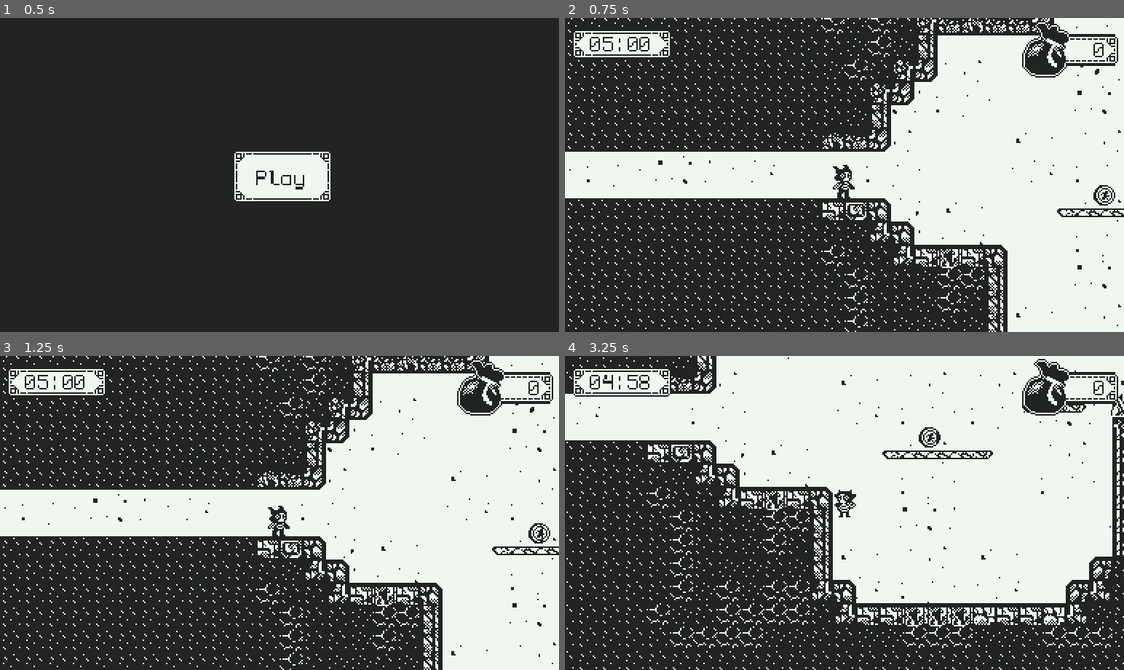
Above: before the commit, frames 1-4 (two rows, left to right).
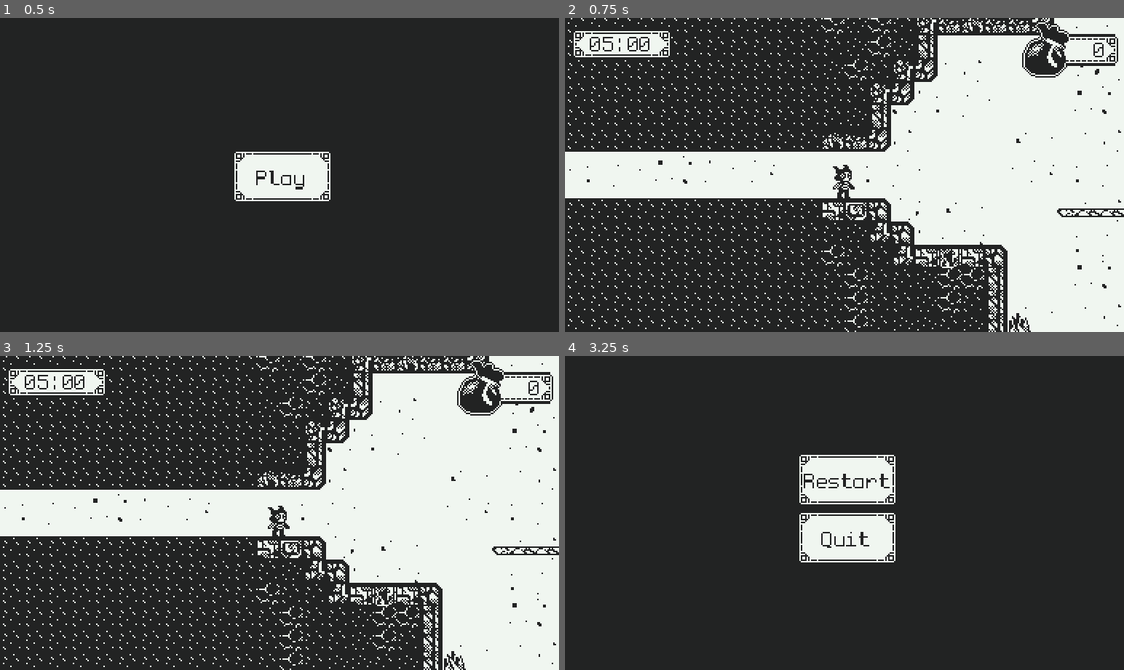
Above: after the commit, the same moments.

Repository: SpeedOfSmell/cryptid-caper
Game: Godot game, scene res://assets/game/game_manager.tscn
The game is run twice, just before and just after one commit, with the same random seed, the same clock (stepped at 60 frames per second) and the same inputs. The engine's default icon, where the game draws it, is replaced by a stand-in: a white triangle on a blue panel in a dark square.
Inputs (mouse positions are in pixels of both pictures, inside the frame that each line leads up to):
- Up to frame 1 (0.5 s): no input
- Up to frame 2 (0.75 s): click "Play" at 0.5 s
- Up to frame 3 (1.25 s): no input
- Up to frame 4 (3.25 s): move the mouse to (967, 497) at 1.27 s; hold D (walk_right) 1.28-2.78 s; tap Shift (dash) at 1.35, 2.3, 2.85 s; tap Space (jump) at 1.52, 1.55, 1.82, 2.1, 2.27, 2.57, 3.05 s; move the mouse to (732, 528) at 2.02 s; move the mouse to (900, 443) at 2.77 s; hold A (walk_left) from 2.78 s (still down)

Frame 1 is identical in both runs. In frame 2, 0.2% of the frame differs, in the area x 79-99%, y 53-100%; in frame 3, 0.2%; in frame 4, 52%, in the area x 0-100%, y 0-100%.

Commit message:
add some artifacts/relics

Diff:
--- a/assets/game/game_screen/chunks/chunk_types/through_chunk/through_chunk_a.tscn
+++ b/assets/game/game_screen/chunks/chunk_types/through_chunk/through_chunk_a.tscn
@@ -2,27 +2,89 @@
 
 [ext_resource type="TileSet" uid="uid://dywhdftlbg8wv" path="res://assets/game/game_screen/chunks/room_tileset.tres" id="2_tbpo8"]
 [ext_resource type="PackedScene" uid="uid://b1jbsp8xj45we" path="res://assets/game/game_screen/player/player.tscn" id="3_47a16"]
-[ext_resource type="PackedScene" uid="uid://bgb2sv8mxh6fd" path="res://assets/game/game_screen/interactables/obstacle/spike/spike.tscn" id="4_tbpo8"]
+[ext_resource type="PackedScene" uid="uid://e4vourxxnuy1" path="res://assets/game/game_screen/interactables/obstacle/spike/spike.tscn" id="4_tbpo8"]
 [ext_resource type="PackedScene" uid="uid://bravhbok4cvo4" path="res://assets/game/game_screen/interactables/artifact/artifact.tscn" id="5_6aua3"]
 [ext_resource type="PackedScene" uid="uid://d0mhcb0l0g6sy" path="res://assets/game/game_screen/interactables/relic/relic.tscn" id="5_kbw0v"]
+[ext_resource type="PackedScene" uid="uid://dwwtyffyihcp" path="res://assets/game/game_screen/interactables/obstacle/lava/lava.tscn" id="6_d5mlo"]
+[ext_resource type="PackedScene" uid="uid://dxui1ugt02bf7" path="res://assets/game/game_screen/interactables/obstacle/traps/boulder/boulder_dropper.tscn" id="7_1wliq"]
 
 [node name="Node2D" type="Node2D" unique_id=605449353]
 
 [node name="BaseLayer" type="TileMapLayer" parent="." unique_id=1785128724]
-tile_map_data = PackedByteArray("AAAoABQAAAAFAAEAAAAoABMAAAA …(7760 unchanged characters)… GAAEAAAAjAAQAAAAGAAEAAAAiAAQAAAAEAAEAAAA=")
+tile_map_data = PackedByteArray("AAAoABQAAAAFAAEAAAAoABMAAAA …(7760 unchanged characters)… GAAEAAAAjAAQAAAAGAAEAAAAiAAQAAAAEAAEAAAAZAAoAAAAHAAMAAAAaAAoAAAAJAAMAAAAXAAgAAAAHAAMAAAAYAAgAAAAJAAMAAAA=")
 tile_set = ExtResource("2_tbpo8")
 
 [node name="Player" parent="." unique_id=182611236 instance=ExtResource("3_47a16")]
 position = Vector2(21, 173)
 
 [node name="Spike" parent="." unique_id=254378944 instance=ExtResource("4_tbpo8")]
-position = Vector2(327, 151)
+position = Vector2(328, 153)
 
 [node name="Spike2" parent="." unique_id=1764935489 instance=ExtResource("4_tbpo8")]
-position = Vector2(342, 151)
+position = Vector2(344, 153)
 
 [node name="Relic" parent="." unique_id=1616424487 instance=ExtResource("5_kbw0v")]
 position = Vector2(83, 197)
 
 [node name="Artifact" parent="." unique_id=536148721 instance=ExtResource("5_6aua3")]
-position = Vector2(195, 174)
+position = Vector2(448, 215)
+
+[node name="Lava" parent="." unique_id=1417855237 instance=ExtResource("6_d5mlo")]
+position = Vector2(152, 280)
+
+[node name="Lava2" parent="." unique_id=1581483792 instance=ExtResource("6_d5mlo")]
+position = Vector2(168, 280)
+
+[node name="Lava3" parent="." unique_id=96082316 instance=ExtResource("6_d5mlo")]
+position = Vector2(184, 280)
+
+[node name="Lava4" parent="." unique_id=2128647048 instance=ExtResource("6_d5mlo")]
+position = Vector2(200, 280)
+
+[node name="Lava5" parent="." unique_id=646863039 instance=ExtResource("6_d5mlo")]
+position = Vector2(216, 280)
+
+[node name="Lava6" parent="." unique_id=698656602 instance=ExtResource("6_d5mlo")]
+position = Vector2(232, 280)
+
+[node name="Lava7" parent="." unique_id=1569140034 instance=ExtResource("6_d5mlo")]
+position = Vector2(248, 280)
+
+[node name="Lava8" parent="." unique_id=241749889 instance=ExtResource("6_d5mlo")]
+position = Vector2(264, 280)
+
+[node name="Lava9" parent="." unique_id=364892202 instance=ExtResource("6_d5mlo")]
+position = Vector2(280, 280)
+
+[node name="Spike3" parent="." unique_id=205696468 instance=ExtResource("4_tbpo8")]
+position = Vector2(136, 264)
+
+[node name="Spike4" parent="." unique_id=969844084 instance=ExtResource("4_tbpo8")]
+position = Vector2(296, 264)
+
+[node name="Spike5" parent="." unique_id=303830127 instance=ExtResource("4_tbpo8")]
+position = Vector2(312, 248)
+
+[node name="BoulderDropper" parent="." unique_id=1020526506 instance=ExtResource("7_1wliq")]
+position = Vector2(633, 136)
+
+[node name="Lava10" parent="." unique_id=618465810 instance=ExtResource("6_d5mlo")]
+position = Vector2(408, 280)
+
+[node name="Lava11" parent="." unique_id=1020467401 instance=ExtResource("6_d5mlo")]
+position = Vector2(424, 280)
+
+[node name="Lava12" parent="." unique_id=1208398280 instance=ExtResource("6_d5mlo")]
+position = Vector2(536, 280)
+
+[node name="Lava13" parent="." unique_id=940768794 instance=ExtResource("6_d5mlo")]
+position = Vector2(552, 280)
+
+[node name="Lava14" parent="." unique_id=998134134 instance=ExtResource("6_d5mlo")]
+position = Vector2(568, 280)
+
+[node name="Spike6" parent="." unique_id=420761782 instance=ExtResource("4_tbpo8")]
+position = Vector2(584, 264)
+
+[node name="Spike7" parent="." unique_id=1745852895 instance=ExtResource("4_tbpo8")]
+position = Vector2(392, 248)
--- /dev/null
+++ b/assets/game/game_screen/interactables/artifact/artifact_b/artifact_b.tres
@@ -0,0 +1,12 @@
+[gd_resource type="Resource" script_class="ArtifactInfo" format=3 uid="uid://c2l0fpx0kydla"]
+
+[ext_resource type="PackedScene" uid="uid://ckupsxf4j5jo1" path="res://assets/game/game_screen/interactables/artifact/artifact_b/artifact_b.tscn" id="1_ot4ju"]
+[ext_resource type="Script" uid="uid://bbyfvnwmopiua" path="res://assets/game/game_screen/interactables/artifact/artifact_info.gd" id="2_q57un"]
+
+[resource]
+script = ExtResource("2_q57un")
+artifact_type = 2
+artifact_scene = ExtResource("1_ot4ju")
+score_value = 10
+weight = 0.28
+metadata/_custom_type_script = "uid://bbyfvnwmopiua"
--- /dev/null
+++ b/assets/game/game_screen/interactables/artifact/artifact_b/artifact_b.tscn
@@ -0,0 +1,72 @@
+[gd_scene format=3 uid="uid://ckupsxf4j5jo1"]
+
+[ext_resource type="Script" uid="uid://ldnh5hti4t5j" path="res://assets/game/game_screen/interactables/artifact/artifact.gd" id="1_0nu5p"]
+[ext_resource type="Resource" uid="uid://bwku2lmhrrx50" path="res://assets/audio/sfx/character/collect.tres" id="2_51a01"]
+[ext_resource type="Texture2D" uid="uid://b5ksu5ovek27w" path="res://assets/game/game_screen/interactables/artifact/artifact_b/Gem.png" id="3_a63u5"]
+
+[sub_resource type="AtlasTexture" id="AtlasTexture_pwing"]
+atlas = ExtResource("3_a63u5")
+region = Rect2(0, 0, 16, 16)
+
+[sub_resource type="AtlasTexture" id="AtlasTexture_jsrmi"]
+atlas = ExtResource("3_a63u5")
+region = Rect2(16, 0, 16, 16)
+
+[sub_resource type="AtlasTexture" id="AtlasTexture_rg5vf"]
+atlas = ExtResource("3_a63u5")
+region = Rect2(32, 0, 16, 16)
+
+[sub_resource type="AtlasTexture" id="AtlasTexture_3n7xi"]
+atlas = ExtResource("3_a63u5")
+region = Rect2(0, 16, 16, 16)
+
+[sub_resource type="AtlasTexture" id="AtlasTexture_jrrdn"]
+atlas = ExtResource("3_a63u5")
+region = Rect2(16, 16, 16, 16)
+
+[sub_resource type="AtlasTexture" id="AtlasTexture_qakpg"]
+atlas = ExtResource("3_a63u5")
+region = Rect2(32, 16, 16, 16)
+
+[sub_resource type="SpriteFrames" id="SpriteFrames_1lvrn"]
+animations = [{
+"frames": [{
+"duration": 10.0,
+"texture": SubResource("AtlasTexture_pwing")
+}, {
+"duration": 1.0,
+"texture": SubResource("AtlasTexture_jsrmi")
+}, {
+"duration": 1.0,
+"texture": SubResource("AtlasTexture_rg5vf")
+}, {
+"duration": 1.0,
+"texture": SubResource("AtlasTexture_3n7xi")
+}, {
+"duration": 1.0,
+"texture": SubResource("AtlasTexture_jrrdn")
+}, {
+"duration": 1.0,
+"texture": SubResource("AtlasTexture_qakpg")
+}],
+"loop": 1,
+"name": &"default",
+"speed": 8.0
+}]
+
+[sub_resource type="CircleShape2D" id="CircleShape2D_7mara"]
+radius = 6.0
+
+[node name="ArtifactB" type="Area2D" unique_id=189728116]
+script = ExtResource("1_0nu5p")
+score_value = 5
+one_shot = true
+sfx = ExtResource("2_51a01")
+
+[node name="AnimatedSprite2D" type="AnimatedSprite2D" parent="." unique_id=744400815]
+sprite_frames = SubResource("SpriteFrames_1lvrn")
+autoplay = "default"
+frame_progress = 0.6634081
+
+[node name="CollisionShape2D" type="CollisionShape2D" parent="." unique_id=1121234202]
+shape = SubResource("CircleShape2D_7mara")
--- /dev/null
+++ b/assets/game/game_screen/interactables/relic/dash_relic/dash_relic.tscn
@@ -0,0 +1,74 @@
+[gd_scene format=3 uid="uid://cy0peewlsl5h4"]
+
+[ext_resource type="Script" uid="uid://dmtvxtcobo7cl" path="res://assets/game/game_screen/interactables/relic/relic.gd" id="1_lu5lu"]
+[ext_resource type="Texture2D" uid="uid://bdxs6wt2ha7ih" path="res://assets/game/game_screen/interactables/relic/dash_relic/Dash relic.png" id="1_qidlh"]
+[ext_resource type="Resource" uid="uid://bwku2lmhrrx50" path="res://assets/audio/sfx/character/collect.tres" id="2_x36hs"]
+
+[sub_resource type="AtlasTexture" id="AtlasTexture_wp4w2"]
+atlas = ExtResource("1_qidlh")
+region = Rect2(0, 0, 24, 24)
+
+[sub_resource type="AtlasTexture" id="AtlasTexture_lu5lu"]
+atlas = ExtResource("1_qidlh")
+region = Rect2(24, 0, 24, 24)
+
+[sub_resource type="AtlasTexture" id="AtlasTexture_x36hs"]
+atlas = ExtResource("1_qidlh")
+region = Rect2(48, 0, 24, 24)
+
+[sub_resource type="AtlasTexture" id="AtlasTexture_gslnd"]
+atlas = ExtResource("1_qidlh")
+region = Rect2(0, 24, 24, 24)
+
+[sub_resource type="AtlasTexture" id="AtlasTexture_gywi4"]
+atlas = ExtResource("1_qidlh")
+region = Rect2(24, 24, 24, 24)
+
+[sub_resource type="AtlasTexture" id="AtlasTexture_onnqw"]
+atlas = ExtResource("1_qidlh")
+region = Rect2(48, 24, 24, 24)
+
+[sub_resource type="SpriteFrames" id="SpriteFrames_1lvrn"]
+animations = [{
+"frames": [{
+"duration": 7.0,
+"texture": SubResource("AtlasTexture_wp4w2")
+}, {
+"duration": 1.0,
+"texture": SubResource("AtlasTexture_lu5lu")
+}, {
+"duration": 1.0,
+"texture": SubResource("AtlasTexture_x36hs")
+}, {
+"duration": 1.0,
+"texture": SubResource("AtlasTexture_gslnd")
+}, {
+"duration": 1.0,
+"texture": SubResource("AtlasTexture_gywi4")
+}, {
+"duration": 1.0,
+"texture": SubResource("AtlasTexture_onnqw")
+}],
+"loop": 1,
+"name": &"default",
+"speed": 7.0
+}]
+
+[sub_resource type="CapsuleShape2D" id="CapsuleShape2D_qx4ho"]
+radius = 5.8231792
+height = 19.65673
+
+[node name="DashRelic" type="Area2D" unique_id=2090469245]
+script = ExtResource("1_lu5lu")
+upgrade_type = 3
+one_shot = true
+sfx = ExtResource("2_x36hs")
+
+[node name="AnimatedSprite2D" type="AnimatedSprite2D" parent="." unique_id=1492860789]
+sprite_frames = SubResource("SpriteFrames_1lvrn")
+autoplay = "default"
+frame_progress = 0.20870356
+
+[node name="CollisionShape2D" type="CollisionShape2D" parent="." unique_id=600260784]
+rotation = 0.70509106
+shape = SubResource("CapsuleShape2D_qx4ho")
--- a/assets/game/game_screen/interactables/relic/double_jump_relic/double_jump_relic.tscn
+++ b/assets/game/game_screen/interactables/relic/double_jump_relic/double_jump_relic.tscn
@@ -1,15 +1,73 @@
-[gd_scene format=3 uid="uid://mplt1omjcq"]
+[gd_scene format=3 uid="uid://ocx3e2tqxikw"]
 
-[ext_resource type="PackedScene" uid="uid://bmi3t0kx1gnbo" path="res://assets/game/game_screen/interactables/interactable.tscn" id="1_3p6gc"]
+[ext_resource type="Texture2D" uid="uid://ux54440epwjt" path="res://assets/game/game_screen/interactables/relic/double_jump_relic/Double Jump relic.png" id="1_xh2uc"]
+[ext_resource type="Resource" uid="uid://bwku2lmhrrx50" path="res://assets/audio/sfx/character/collect.tres" id="2_jb041"]
 [ext_resource type="Script" uid="uid://dmtvxtcobo7cl" path="res://assets/game/game_screen/interactables/relic/relic.gd" id="2_odgwo"]
-[ext_resource type="Texture2D" uid="uid://bqw1cdlob2j02" path="res://icon.svg" id="3_ua0d5"]
 
-[node name="Relic" unique_id=1616424487 instance=ExtResource("1_3p6gc")]
+[sub_resource type="AtlasTexture" id="AtlasTexture_x7c37"]
+atlas = ExtResource("1_xh2uc")
+region = Rect2(0, 0, 24, 24)
+
+[sub_resource type="AtlasTexture" id="AtlasTexture_jb041"]
+atlas = ExtResource("1_xh2uc")
+region = Rect2(24, 0, 24, 24)
+
+[sub_resource type="AtlasTexture" id="AtlasTexture_8la6b"]
+atlas = ExtResource("1_xh2uc")
+region = Rect2(48, 0, 24, 24)
+
+[sub_resource type="AtlasTexture" id="AtlasTexture_v43rp"]
+atlas = ExtResource("1_xh2uc")
+region = Rect2(0, 24, 24, 24)
+
+[sub_resource type="AtlasTexture" id="AtlasTexture_aaeca"]
+atlas = ExtResource("1_xh2uc")
+region = Rect2(24, 24, 24, 24)
+
+[sub_resource type="AtlasTexture" id="AtlasTexture_kgew8"]
+atlas = ExtResource("1_xh2uc")
+region = Rect2(48, 24, 24, 24)
+
+[sub_resource type="SpriteFrames" id="SpriteFrames_1lvrn"]
+animations = [{
+"frames": [{
+"duration": 5.0,
+"texture": SubResource("AtlasTexture_x7c37")
+}, {
+"duration": 1.0,
+"texture": SubResource("AtlasTexture_jb041")
+}, {
+"duration": 1.0,
+"texture": SubResource("AtlasTexture_8la6b")
+}, {
+"duration": 1.0,
+"texture": SubResource("AtlasTexture_v43rp")
+}, {
+"duration": 1.0,
+"texture": SubResource("AtlasTexture_aaeca")
+}, {
+"duration": 1.0,
+"texture": SubResource("AtlasTexture_kgew8")
+}],
+"loop": 1,
+"name": &"default",
+"speed": 7.0
+}]
+
+[sub_resource type="CapsuleShape2D" id="CapsuleShape2D_60f1r"]
+radius = 5.6568174
+height = 24.046577
+
+[node name="DoubleJumpRelic" type="Area2D" unique_id=1038560294]
 script = ExtResource("2_odgwo")
-upgrade_type = 0
 one_shot = true
+sfx = ExtResource("2_jb041")
 
-[node name="Sprite2D" parent="." index="1" unique_id=271139163]
-position = Vector2(-3.8146973e-06, -0.9999962)
-scale = Vector2(0.0859375, 0.0859375)
-texture = ExtResource("3_ua0d5")
+[node name="AnimatedSprite2D" type="AnimatedSprite2D" parent="." unique_id=1240309610]
+sprite_frames = SubResource("SpriteFrames_1lvrn")
+autoplay = "default"
+frame_progress = 0.4421685
+
+[node name="CollisionShape2D" type="CollisionShape2D" parent="." unique_id=807553855]
+rotation = 0.78178924
+shape = SubResource("CapsuleShape2D_60f1r")
--- a/assets/game/game_screen/room_manager/room_generator.gd
+++ b/assets/game/game_screen/room_manager/room_generator.gd
@@ -56,6 +56,8 @@
 	var relic_to_spawn: RelicType = RelicType.NONE
 	if require_double_jump and PlayerManager.get_upgrade_level(Upgrade.UpgradeType.JUMP_LEVEL) == 0:
 		relic_to_spawn = RelicType.DOUBLE_JUMP
+	elif require_dash and PlayerManager.get_upgrade_level(Upgrade.UpgradeType.DASH) == 0:
+		relic_to_spawn = RelicType.DASH
 	_spawn_chunks(chunk_map, artifact_map, room, starting_coords, ending_coords, relic_to_spawn)
 	_fill_walls(room.tilemap, room_size)
 	_create_room_exits(room, starting_coords, ending_coords)
@@ -402,6 +404,11 @@
 		room_obstacle.position = obstacle.position + Vector2(origin * target_room.tile_size)
 		target_room.add_child(room_obstacle)
 
+	for trap: Node2D in chunk.find_children("*", "Trap", true, false):
+		var room_trap = trap.duplicate()
+		room_trap.position = trap.position + Vector2(origin * target_room.tile_size)
+		target_room.add_child(room_trap)
+
 	chunk.free()
 
 func _copy_layer(src: TileMapLayer, dst: TileMapLayer, origin: Vector2i):
--- a/assets/game/game_screen/room_manager/room_manager.tscn
+++ b/assets/game/game_screen/room_manager/room_manager.tscn
@@ -7,11 +7,12 @@
 [ext_resource type="Script" uid="uid://bnatdry6yu4yv" path="res://assets/game/game_screen/room_manager/room_generator.gd" id="4_wgytc"]
 [ext_resource type="PackedScene" uid="uid://c3l28xjwi58ex" path="res://assets/game/game_screen/room_manager/room.tscn" id="5_gfrpa"]
 [ext_resource type="Resource" uid="uid://cckd2ggtqurop" path="res://assets/game/game_screen/chunks/chunk_library.tres" id="6_bqyrq"]
-[ext_resource type="PackedScene" uid="uid://mplt1omjcq" path="res://assets/game/game_screen/interactables/relic/double_jump_relic/double_jump_relic.tscn" id="7_fjksm"]
+[ext_resource type="PackedScene" uid="uid://ocx3e2tqxikw" path="res://assets/game/game_screen/interactables/relic/double_jump_relic/double_jump_relic.tscn" id="7_fjksm"]
 [ext_resource type="LabelSettings" uid="uid://b3m4nbdxi31eb" path="res://assets/global/label_settings_black.tres" id="7_tfgok"]
 [ext_resource type="Script" uid="uid://bbyfvnwmopiua" path="res://assets/game/game_screen/interactables/artifact/artifact_info.gd" id="8_ojc38"]
 [ext_resource type="Resource" uid="uid://d3hkcd6jnf0go" path="res://assets/game/game_screen/interactables/artifact/artifact_a/artifact_a.tres" id="9_e307x"]
 [ext_resource type="Script" uid="uid://dc3stds6x18aq" path="res://assets/game/game_screen/interactables/artifact/artifact_library.gd" id="9_vtgo2"]
+[ext_resource type="PackedScene" uid="uid://cy0peewlsl5h4" path="res://assets/game/game_screen/interactables/relic/dash_relic/dash_relic.tscn" id="9_yk6y2"]
 [ext_resource type="Texture2D" uid="uid://jj5ntj7dye0l" path="res://assets/global/ui/Artifacts_tracker.png" id="11_e307x"]
 [ext_resource type="PackedScene" uid="uid://mjnwtqq0fvx0" path="res://assets/game/game_screen/pause_menu/pause_menu.tscn" id="13_lrkxs"]
 [ext_resource type="Texture2D" uid="uid://btkh2gik2mrfv" path="res://assets/global/ui/Ui_3.png" id="13_xtlk2"]
@@ -45,7 +46,8 @@
 _room_scene = ExtResource("5_gfrpa")
 _chunk_library = ExtResource("6_bqyrq")
 _relic_library = Dictionary[int, PackedScene]({
-1: ExtResource("7_fjksm")
+1: ExtResource("7_fjksm"),
+2: ExtResource("9_yk6y2")
 })
 _artifact_library = SubResource("Resource_fjksm")
 
Binary file added: assets/game/game_screen/interactables/artifact/artifact_b/Gem.png
Not shown, added: assets/game/game_screen/interactables/artifact/artifact_b/Gem.png.import
Binary file added: assets/game/game_screen/interactables/artifact/artifact_c/Necklace.png
Not shown, added: assets/game/game_screen/interactables/artifact/artifact_c/Necklace.png.import
Binary file added: assets/game/game_screen/interactables/artifact/artifact_d/Ring.png
Not shown, added: assets/game/game_screen/interactables/artifact/artifact_d/Ring.png.import
Binary file added: assets/game/game_screen/interactables/artifact/artifact_e/Cup.png
Not shown, added: assets/game/game_screen/interactables/artifact/artifact_e/Cup.png.import
Binary file added: assets/game/game_screen/interactables/relic/dash_relic/Dash relic.png
Not shown, added: assets/game/game_screen/interactables/relic/dash_relic/Dash relic.png.import
Binary file added: assets/game/game_screen/interactables/relic/double_jump_relic/Double Jump relic.png
Not shown, added: assets/game/game_screen/interactables/relic/double_jump_relic/Double Jump relic.png.import
